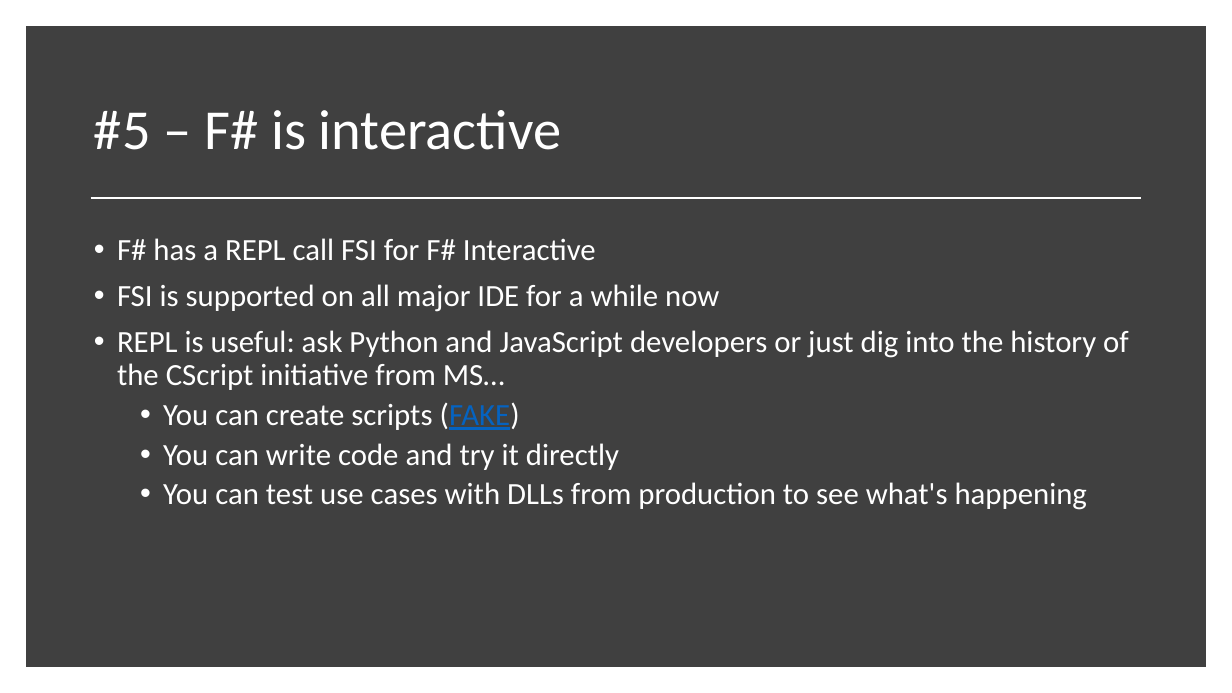
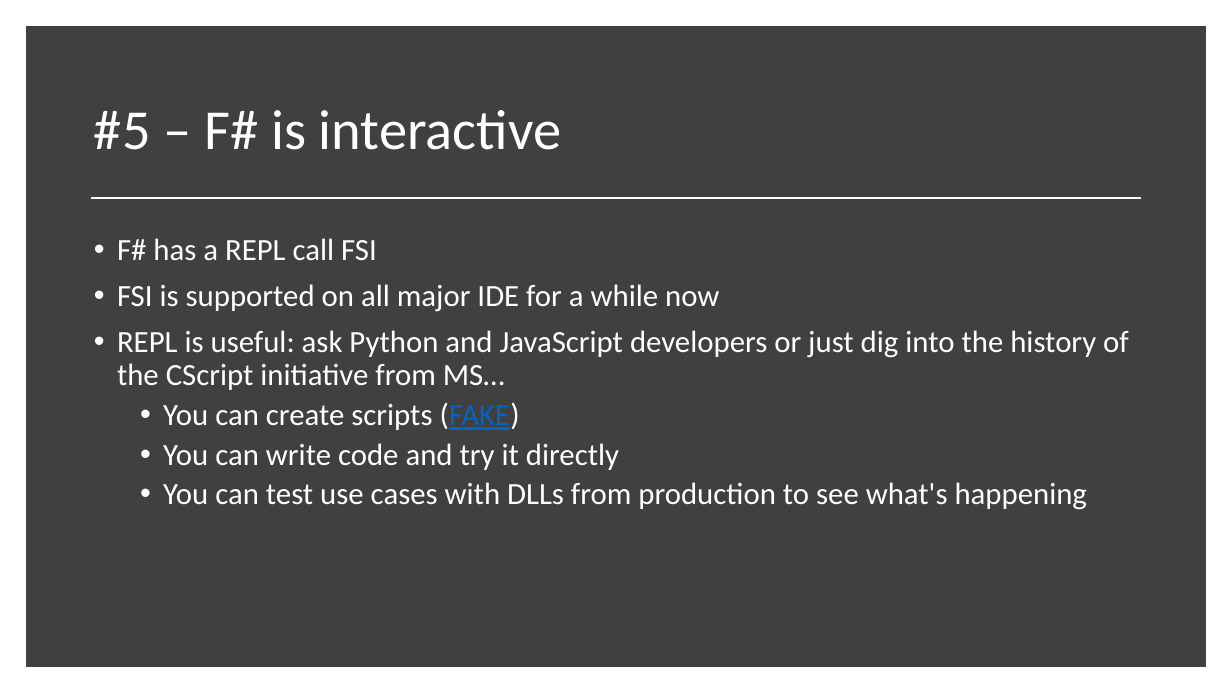
Before and after one commit to essic/prez-why-fsharp, a slide deck: slide 29 of WhyFSharp.pptx (slide 28 before the commit). Drawn at 1232x693 pixels with LibreOffice and Linux fonts; fonts in the diff are those of the drawing. Boxes give left, top, right and bottom in pixels: in the first picture for what was removed or moved away, otherwise in the second. Text is boxed around its words. In the diff, an @@ line names an element or a change of style, - is before the commit and + after.

```diff
--- a/WhyFSharp.pptx
+++ b/WhyFSharp.pptx
@@ text at bbox=[117, 238, 377, 260]: text changed @@
-• F# has a REPL call FSI for F# Interactive
+• F# has a REPL call FSI
```
Also in this commit, not shown: 8 other slides changed, 7 slides added.
